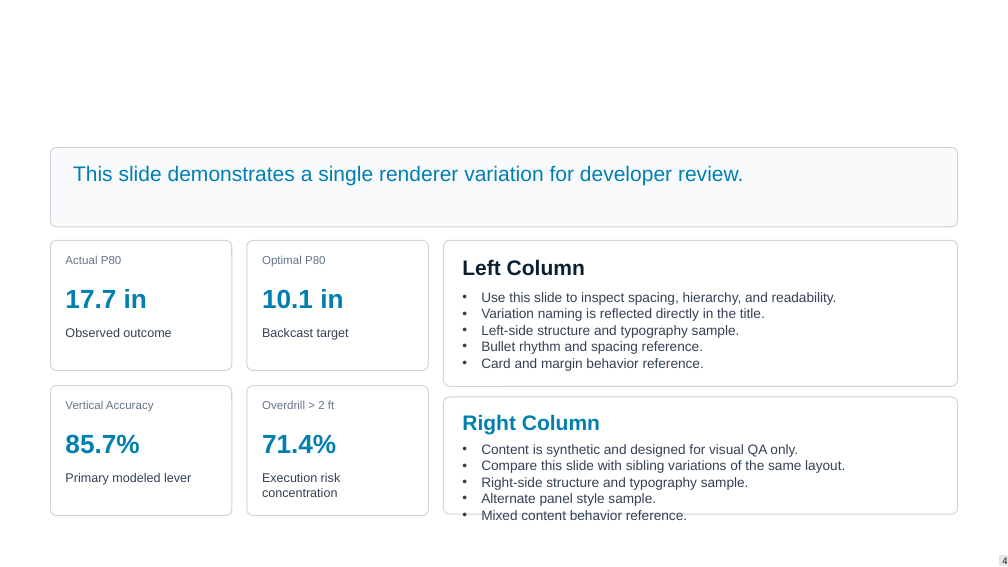
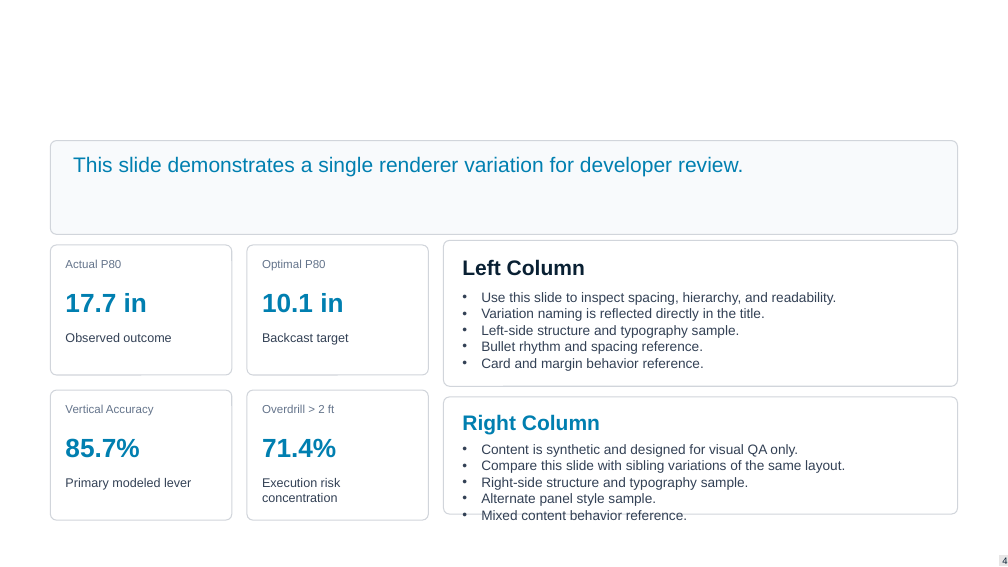
Before and after one commit to catronro/pptxbuilder, a slide deck: slide 4 of docs/layout-corpus.pptx. Drawn at 1008x567 pixels with LibreOffice and Linux fonts; fonts in the diff are those of the drawing; background and template pictures are left out. Boxes give left, top, right and bottom in pixels: in the first picture for what was removed or moved away, otherwise in the second. Text is boxed around its words. In the diff, an @@ line names an element or a change of style, - is before the commit and + after.

```diff
--- a/docs/layout-corpus.pptx
+++ b/docs/layout-corpus.pptx
@@ rounded rectangle: place and size @@
-rounded rectangle at <box>51,147,958,227</box>
+rounded rectangle at <box>51,141,958,234</box>
@@ rounded rectangle at <box>51,141,958,234</box>: proportions changed @@
@@ text "This slide demonstrates a single ...": place and size @@
-text "This slide demonstrates a single ..." at <box>73,165,743,185</box>
+text "This slide demonstrates a single ..." at <box>73,156,743,177</box>
@@ 12 texts, 4 rounded rectangles: place and size @@
-12 texts, 4 rounded rectangles at <box>51,240,429,516</box>
+12 texts, 4 rounded rectangles at <box>51,245,429,520</box>
```
Also in this commit, not shown: 1 other slide changed, 11 other files.
